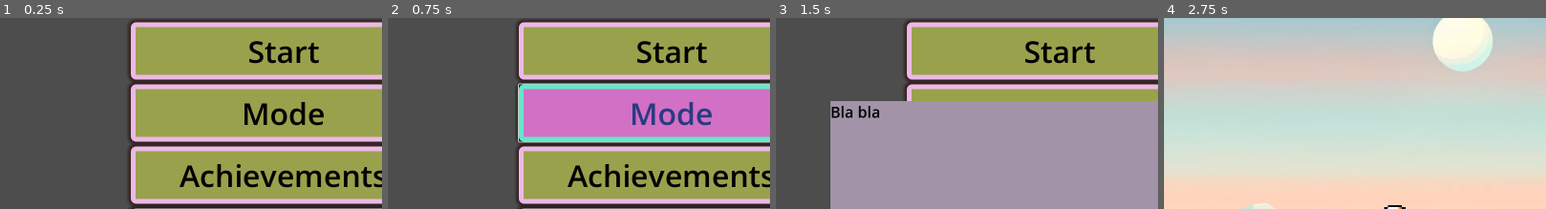
Above: before the commit, frames 1-4 (left to right).
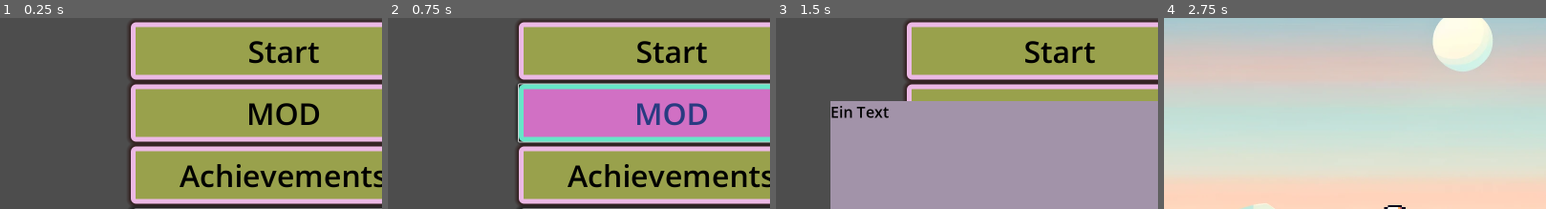
Above: after the commit, the same moments.

Repository: bytedev-code/the-sad-unicorn
Game: Godot game, scene res://menu.tscn
Same seed, same stepped clock (60 frames per second), same inputs: the game is played once before the commit and once after it. This scene is started directly instead of the project's main scene. Sound files missing from this copy of the repository are replaced by a short silence.
Inputs:
- Up to frame 1 (0.25 s): no input
- Up to frame 2 (0.75 s): click "Mode" at 0.5 s
- Up to frame 3 (1.5 s): click "How to play" at 1.25 s
- Up to frame 4 (2.75 s): click "Start" at 2 s
The pictures show only the part of the screen within x 13-63%, y 1-51%; the shares and areas given below are measured in that part.

The runs differ from the first frame. In frame 1, 1.5% of the frame differs, in the area x 64-85%, y 44-57%; in frame 2, 1.5%; in frame 3, 0.5%; in frame 4, nothing differs.

Commit message:
Translation

Diff:
--- a/menu.gd
+++ b/menu.gd
@@ -28,6 +28,7 @@
 
 
 func _on_how_to_button_pressed():
+	$HowToContainer/HowToTextLabel.text = "Ein Text"
 	$HowToContainer.visible = true
 #	pass # Replace with function body.
 
--- a/menu.tscn
+++ b/menu.tscn
@@ -115,7 +115,7 @@
 theme_override_styles/normal = SubResource("StyleBoxFlat_hrvpx")
 theme_override_styles/hover = SubResource("StyleBoxFlat_5uam5")
 theme_override_styles/pressed = SubResource("StyleBoxFlat_823n7")
-text = "Mode"
+text = "MOD"
 metadata/text = true
 
 [node name="AchieveButton" type="Button" parent="VBoxContainer/HBoxContainer/Buttons" groups=["text"]]
--- a/translations.csv
+++ b/translations.csv
@@ -3,3 +3,4 @@
 ENG,"English","Bla","Englisch"
 DEU,"German","Bla","Deutsch"
 ACH, "Achievements", "Bla", "Errungenschaften"
+MOD, "Mode", "Bla", "Modus"
Binary file changed: translations.de.translation
Binary file changed: translations.en.translation
Binary file changed: translations.es.translation
